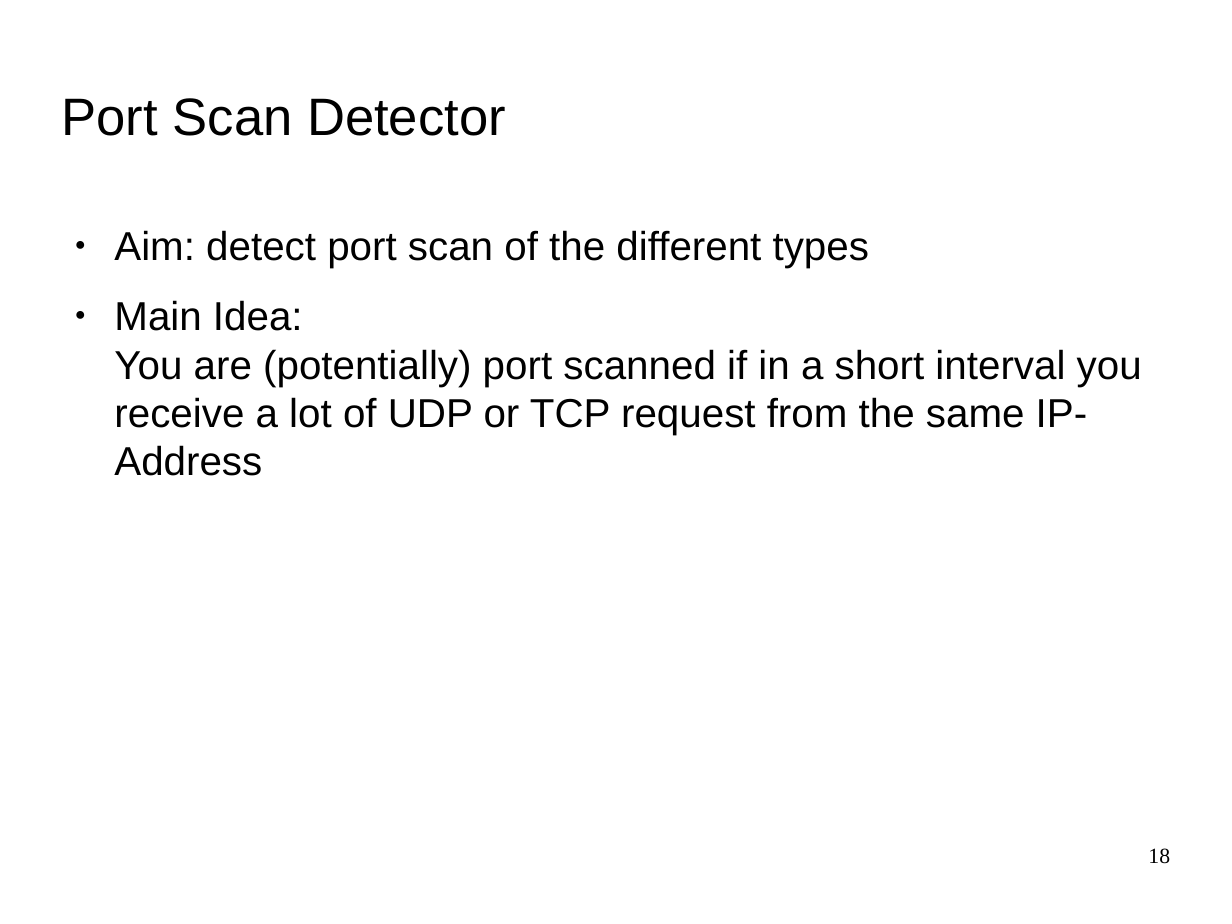
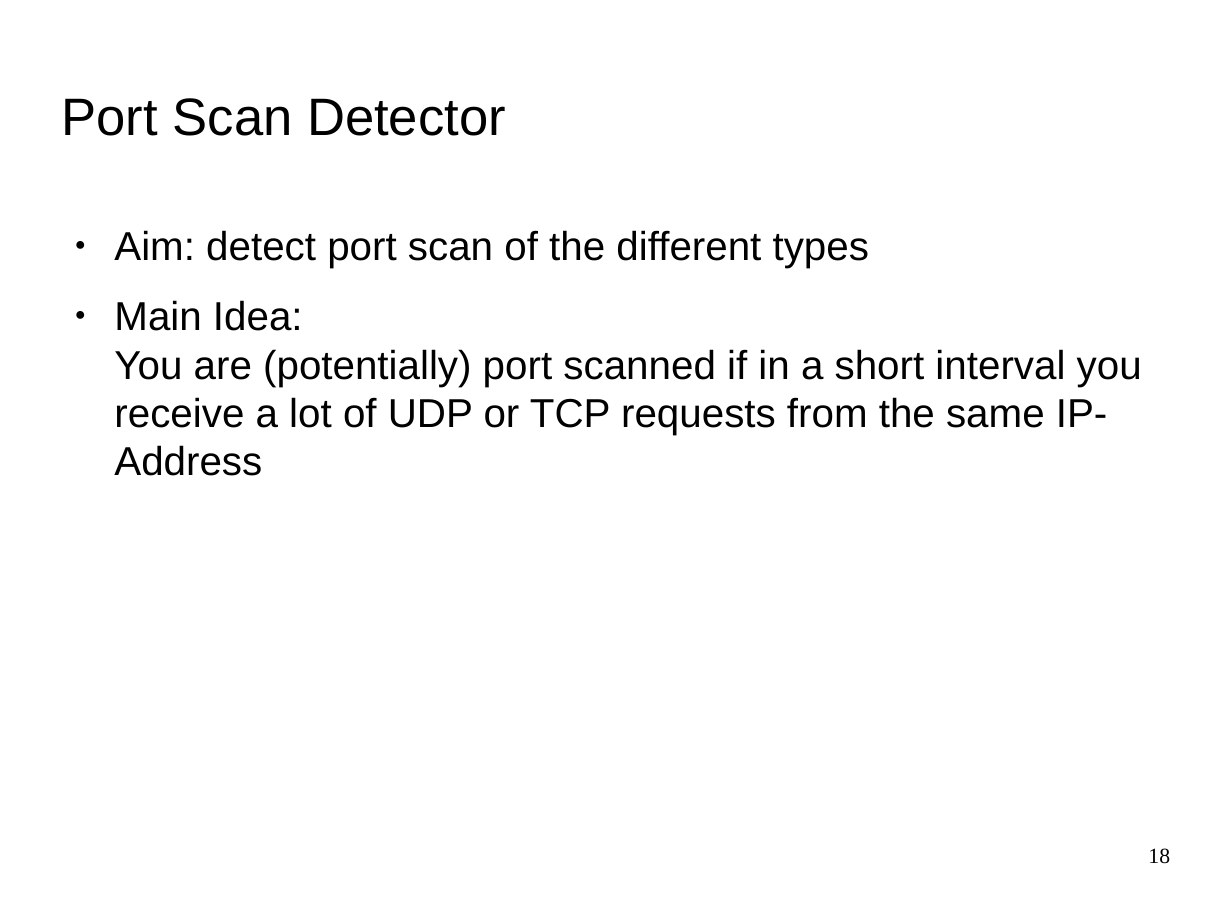
Before and after one commit to herrBez/PortScanner, a slide deck: slide 18 of slides/presentation.odp. Drawn at 1232x924 pixels with LibreOffice and Linux fonts; fonts in the diff are those of the drawing; background and template pictures are left out. Boxes give left, top, right and bottom in pixels: in the first picture for what was removed or moved away, otherwise in the second. Text is boxed around its words. In the diff, an @@ line names an element or a change of style, - is before the commit and + after.

Commit message:
Slides finished?

```diff
--- a/slides/presentation.odp
+++ b/slides/presentation.odp
@@ text at [114, 300, 1142, 476]: text changed @@
-● Main Idea:
-  You are (potentially) port scanned if in a short interval you receive a lot of UDP or TCP request from the same IP-Address
+● Main Idea:
+  You are (potentially) port scanned if in a short interval you receive a lot of UDP or TCP requests from the same IP-Address
```
Also in this commit, not shown: 3 other slides changed, 1 slide added.
